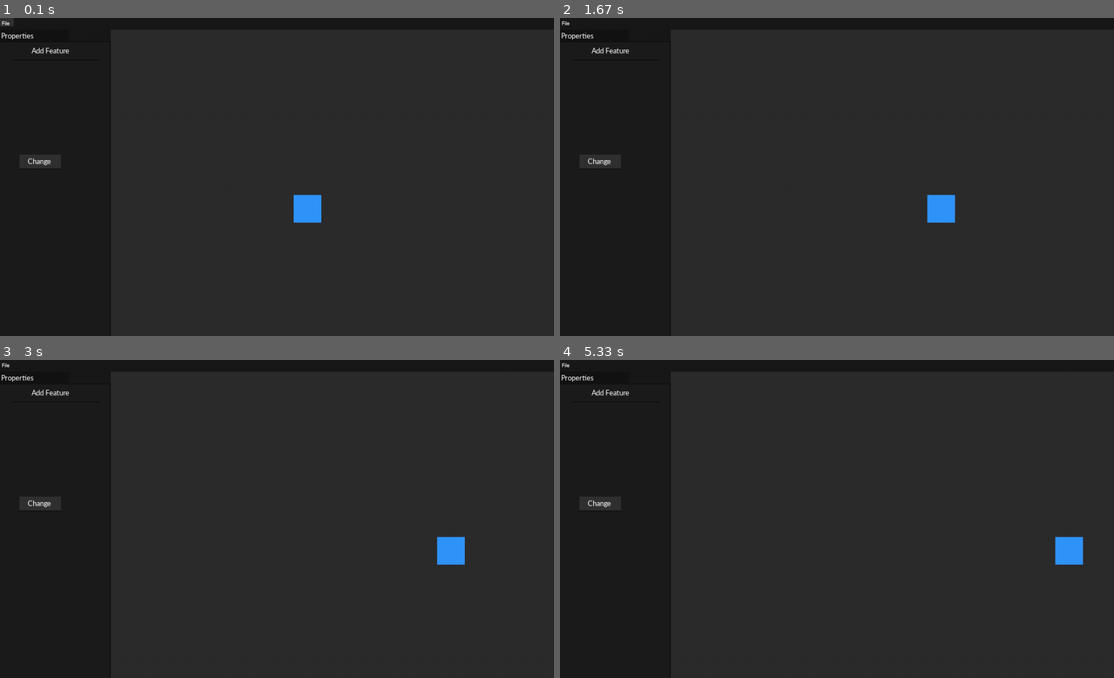
Above: before the commit, frames 1-4 (two rows, left to right).
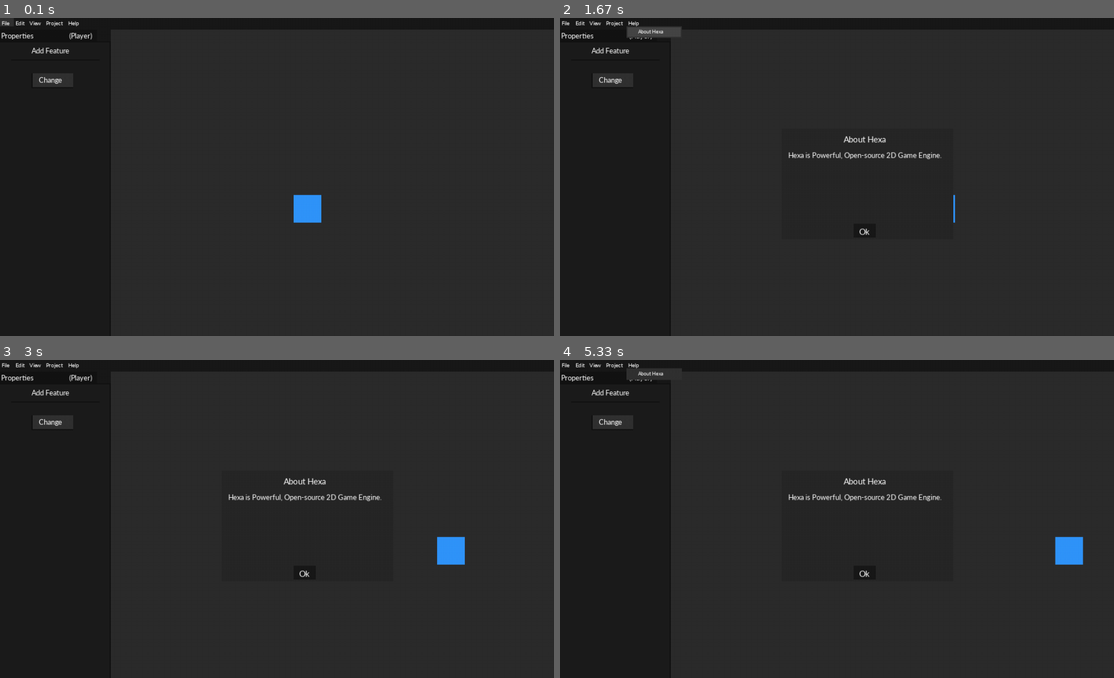
Above: after the commit, the same moments.

Repository: Light-Lens/Hexa
Game: pygame game, started from Hexa.py
The game is run twice, just before and just after one commit, with the same random seed, the same clock (stepped at 60 frames per second) and the same inputs.
Inputs (mouse positions are in pixels of both pictures, inside the frame that each line leads up to):
- Up to frame 1 (0.1 s): no input
- Up to frame 2 (1.67 s): press the mouse at (582, 21) at 0.37 s; move the mouse to (737, 135) at 0.47 s; release the mouse at (892, 246) at 0.6 s; press the mouse at (632, 21) at 0.7 s; move the mouse to (759, 56) at 0.8 s; release the mouse at (886, 94) at 0.93 s; click (654, 30) at 1.05 s, where only the run after the commit has a clickable "(Player)"; hold Alt from 1.33 s (still down); hold Right from 1.33 s (still down)
- Up to frame 3 (3 s): release Alt at 1.8 s; release Right at 1.8 s; press the mouse at (49, 420) at 1.87 s; move the mouse to (138, 525) at 1.97 s; release the mouse at (227, 630) at 2.1 s; press the mouse at (49, 420) at 2.2 s; move the mouse to (105, 519) at 2.3 s; release the mouse at (155, 617) at 2.43 s; press the mouse at (72, 363) at 2.53 s; move the mouse to (99, 464) at 2.63 s; release the mouse at (121, 569) at 2.77 s; hold Right from 2.83 s (still down)
- Up to frame 4 (5.33 s): release Right at 3.3 s; hold Up 3.33-3.63 s; hold Right 3.67-4.13 s; hold Left 4.17-4.7 s; hold Down 4.73-5.03 s; press the mouse at (632, 363) at 5.1 s; move the mouse to (720, 391) at 5.2 s; move the mouse to (803, 423) at 5.3 s

The runs differ from the first frame. In frame 1, 0.2% of the frame differs, in the area x 2-17%, y 0-47%; in frame 2, 1.3%, in the area x 2-71%, y 0-69%; in frame 3, 0.6%; in frame 4, 0.8%.

Commit message:
Add More features to Hexa
Make Help Menu working, add camera dragging and much more.

Diff:
--- a/Hexa.py
+++ b/Hexa.py
@@ -1,6 +1,9 @@
 # Hexa programming language
 # Modules are imported that will be used in Hexa programming language.
+from colorama import Fore, Back, Style
+from colorama import init
 import random
+import time
 import math
 import sys
 import os
@@ -12,6 +15,7 @@
 from pygame.locals import *
 
 # Initializing Hexa engine
+init(autoreset = True)
 pygame.init()
 
 Zoom = 0
@@ -25,6 +29,13 @@
 os.system('title Hexa engine')
 def HEXA_ENGINE_LOG(message):
 	print(message)
+
+def HEXA_ENGINE_ERROR_LOG(message):
+	print(Fore.RED + message)
+
+def HEXA_ENGINE_LOG_CLEAR():
+	HEXA_ENGINE_LOG(Fore.GREEN + "Hexa engine")
+	os.system('cls')
 
 # All engine featues
 class GUI:
@@ -102,19 +113,49 @@
 				self.Posy += 7
 
 # Engine loop.
-HEXA_ENGINE_LOG("Hexa engine")
+HEXA_ENGINE_LOG(Fore.GREEN + "Hexa engine")
 
 # Global variables
-Forever = False
-IsPressed = 0
+Forever = {
+'Change' : False,
+'Help' : False,
+'Help_ABOUT' : False,
+}
+
+IsPressed = {
+'Change' : 0,
+'Help' : 0,
+'Help_ABOUT' : 0,
+'Help_ABOUT_Button' : 0
+}
 
 # GameObjects
 Player = Entity.Quad(530, 320, 50, 50)
 
 # Menubar GUI window
 Menubar = GUI.Label((25, 25, 25), 0, 0, 1000, 21)
-Menubar_Text = GUI.Text("File", (255, 255, 255), (3, 3), 12)
-Menubar_Button = GUI.Button((25, 25, 25), (50, 50, 50), (40, 40, 40), 0, 0, 25, 15)
+Filemenu_Text = GUI.Text("File", (255, 255, 255), (3, 3), 12)
+Filemenu_Button = GUI.Button((25, 25, 25), (50, 50, 50), (40, 40, 40), 0, 0, 25, 15)
+
+Editmenu_Text = GUI.Text("Edit", (255, 255, 255), (28, 3), 12)
+Editmenu_Button = GUI.Button((25, 25, 25), (50, 50, 50), (40, 40, 40), 25, 0, 25, 15)
+
+Viewmenu_Text = GUI.Text("View", (255, 255, 255), (53, 3), 12)
+Viewmenu_Button = GUI.Button((25, 25, 25), (50, 50, 50), (40, 40, 40), 50, 0, 30, 15)
+
+Projectmenu_Text = GUI.Text("Project", (255, 255, 255), (83, 3), 12)
+Projectmenu_Button = GUI.Button((25, 25, 25), (50, 50, 50), (40, 40, 40), 80, 0, 40, 15)
+
+Helpmenu_Text = GUI.Text("Help", (255, 255, 255), (123, 3), 12)
+Helpmenu_Button = GUI.Button((25, 25, 25), (50, 50, 50), (40, 40, 40), 120, 0, 28, 15)
+Help_Submenu = GUI.Label((50, 50, 50), 120, 15, 100, 21)
+Help_Submenu_Button_ABOUT = GUI.Button((50, 50, 50), (70, 70, 70), (40, 40, 40), 122, 17, 96, 17)
+Help_Submenu_Text_ABOUT = GUI.Text("About Hexa", (255, 255, 255), (141, 19), 11)
+Help_ABOUT_Label = GUI.Label((40, 40, 40), 400, 200, 310, 200)
+Help_ABOUT_Title = GUI.Text("About Hexa", (255, 255, 255), (512, 210), 17)
+Help_ABOUT_Info = GUI.Text("Hexa is Powerful, Open-source 2D Game Engine.", (255, 255, 255), (412, 240), 15)
+Help_ABOUT_Button = GUI.Button((25, 25, 25), (50, 50, 50), (10, 10, 10), 530, 372, 40, 25)
+Help_ABOUT_Button_Text = GUI.Text("Ok", (255, 255, 255), (540, 377), 17)
 
 # Properties GUI window
 Properties = GUI.Label((28, 28, 28), 0, 21, 200, 575)
@@ -122,17 +163,19 @@
 
 Properties_Tab = GUI.Label((25, 25, 25), 0, 21, 200, 21)
 Properties_Tab_Border = GUI.Label((18, 18, 18), 0, 42, 200, 2)
-Properties_Tab_Hilighter = GUI.Label((20, 20, 20), 0, 21, 125, 21)
+Properties_Tab_Hilighter = GUI.Label((20, 20, 20), 0, 21, 175, 21)
 Properties_Tab_Title = GUI.Text("Properties", (255, 255, 255), (2, 24), 15)
+Properties_Tab_ObjectName = GUI.Text("(Player)", (255, 255, 255), (125, 24), 15)
 
 Add_Feature_Button = GUI.Button((28, 28, 28), (50, 50, 50), (40, 40, 40), 52, 47, 85, 25)
 Add_Feature_Title = GUI.Text("Add Feature", (255, 255, 255), (57, 51), 15)
 Add_Feature_Border = GUI.Label((18, 18, 18), 20, 75, 160, 2)
 
 # Change GUI button
-Change = GUI.Button((50, 50, 50), (70, 70, 70), (40, 40, 40), 35, 247, 75, 25)
-Change_Text = GUI.Text("Change", (255, 255, 255), (50, 251), 15)
-Change_Border = GUI.Label((18, 18, 18), 35, 272, 75, 2)
+Change = GUI.Button((50, 50, 50), (70, 70, 70), (40, 40, 40), 57, 100, 75, 25)
+Change_Text = GUI.Text("Change", (255, 255, 255), (70, 104), 15)
+Change_Border = GUI.Label((18, 18, 18), 57, 125, 75, 2)
+Change_Left_Border = GUI.Label((18, 18, 18), 57, 100, 2, 25)
 while Loop:
 	clock.tick(60)
 	Display.fill((44, 44, 44))
@@ -143,11 +186,11 @@
 		if Keys[K_LALT] and Keys[K_F4] or Keys[K_LALT] and Keys[K_SPACE] and Keys[K_c]: sys.exit()
 		if pygame.mouse.get_pressed()[1]:
 			mouseX, mouseY = pygame.mouse.get_pos()
-			print(f"X: {mouseX}, Y: {mouseY}")
+			Player = Entity.Quad(mouseX + 53, mouseY + 32, 50, 50)
 
 		if event.type == pygame.MOUSEBUTTONDOWN:
-			if event.button == 4: Zoom += 1.01
-			if event.button == 5: Zoom -= 0.99
+			if event.button == 4: Zoom += 2.01
+			if event.button == 5: Zoom += -1.99
 
 		if event.type == pygame.VIDEORESIZE:
 			Display = pygame.display.set_mode((event.w, event.h), pygame.RESIZABLE)
@@ -156,14 +199,23 @@
 			Properties = GUI.Label((28, 28, 28), 0, 0, 200, event.h)
 			Properties_Border = GUI.Label((20, 20, 20), 198, 42, 2, event.h)
 
-	if IsPressed == 1 or Forever == True:
+			Console_Tab = GUI.Label((25, 25, 25), 0, (event.h - 25), event.w, 25)
+
+	if IsPressed['Change'] == 1 and Forever['Change'] == True:
+		if IsPressed['Change'] == 1:
+			HEXA_ENGINE_LOG("Changed the color of Object \"Player\" to (49, 149, 250)")
+
+		Forever['Change'] = False
+		Player.draw((49, 149, 250))
+
+	elif IsPressed['Change'] == 1 or Forever['Change'] == True:
 		if IsPressed == 1:
 			HEXA_ENGINE_LOG("Changed the color of Object \"Player\" to (250, 56, 49)")
 
-		Forever = True
+		Forever['Change'] = True
 		Player.draw((250, 56, 49))
 
-	elif IsPressed == 0 or Forever == False:
+	elif IsPressed['Change'] == 0 or Forever['Change'] == False:
 		Player.draw((49, 149, 250))
 	Player.move()
 
@@ -173,18 +225,51 @@
 	Properties_Tab_Hilighter.draw()
 	Properties_Tab_Title.draw()
 	Properties_Tab_Border.draw()
+	Properties_Tab_ObjectName.draw()
 
 	Add_Feature_Button.draw()
 	Add_Feature_Title.draw()
 	Add_Feature_Border.draw()
 
-	IsPressed = Change.draw()
+	IsPressed['Change'] = Change.draw()
 	Change_Text.draw()
 	Change_Border.draw()
+	Change_Left_Border.draw()
 
 	Menubar.draw()
-	Menubar_Button.draw()
-	Menubar_Text.draw()
+	Filemenu_Button.draw()
+	Filemenu_Text.draw()
+
+	Editmenu_Button.draw()
+	Editmenu_Text.draw()
+
+	Viewmenu_Button.draw()
+	Viewmenu_Text.draw()
+
+	Projectmenu_Button.draw()
+	Projectmenu_Text.draw()
+
+	IsPressed['Help'] = Helpmenu_Button.draw()
+	Helpmenu_Text.draw()
+	if IsPressed['Help'] == 1 and Forever['Help'] == True:
+		Forever['Help'] = False
+
+	elif IsPressed['Help'] == 1 or Forever['Help'] == True:
+		Forever['Help'] = True
+		Help_Submenu.draw()
+		IsPressed['Help_ABOUT'] = Help_Submenu_Button_ABOUT.draw()
+		Help_Submenu_Text_ABOUT.draw()
+
+	if IsPressed['Help_ABOUT'] == 1 or Forever['Help_ABOUT'] == True:
+		Forever['Help_ABOUT'] = True
+		Help_ABOUT_Label.draw()
+		IsPressed['Help_ABOUT_Button'] = Help_ABOUT_Button.draw()
+		Help_ABOUT_Button_Text.draw()
+		Help_ABOUT_Title.draw()
+		Help_ABOUT_Info.draw()
+		if IsPressed['Help_ABOUT_Button'] == 1:
+			Forever['Help_ABOUT'] = False
+			Forever['Help'] = False
 
 	pygame.display.update()
 pygame.quit()
Binary file changed: Hexagon_editor_screenshot.png
Binary file added: Hexagon_editor_screenshot_1.png
Binary file added: Hexagon_editor_screenshot_3.png
